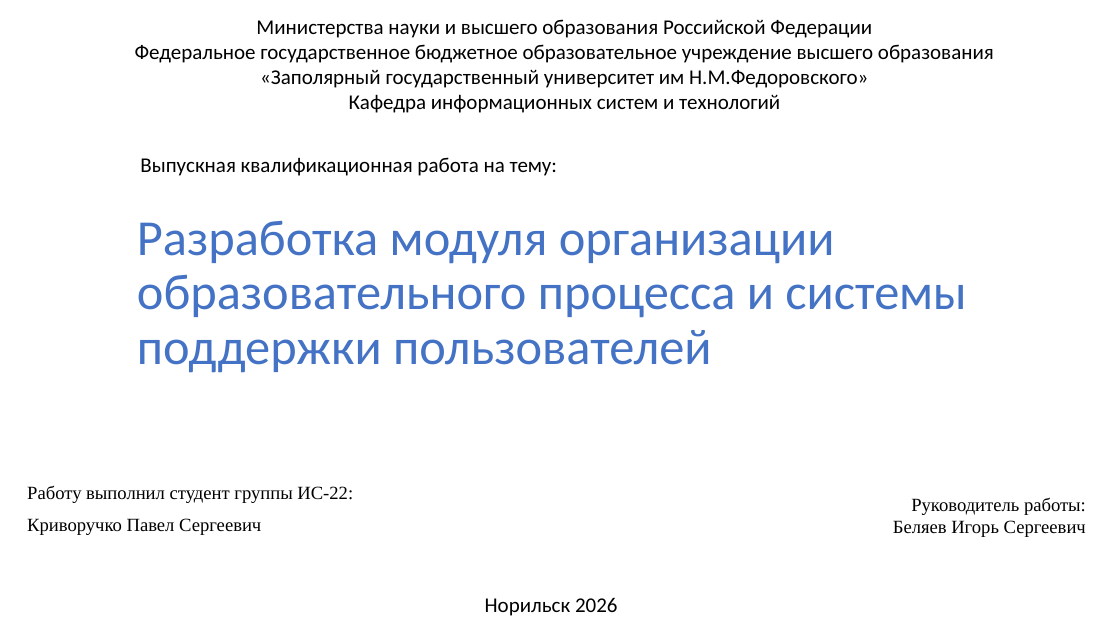
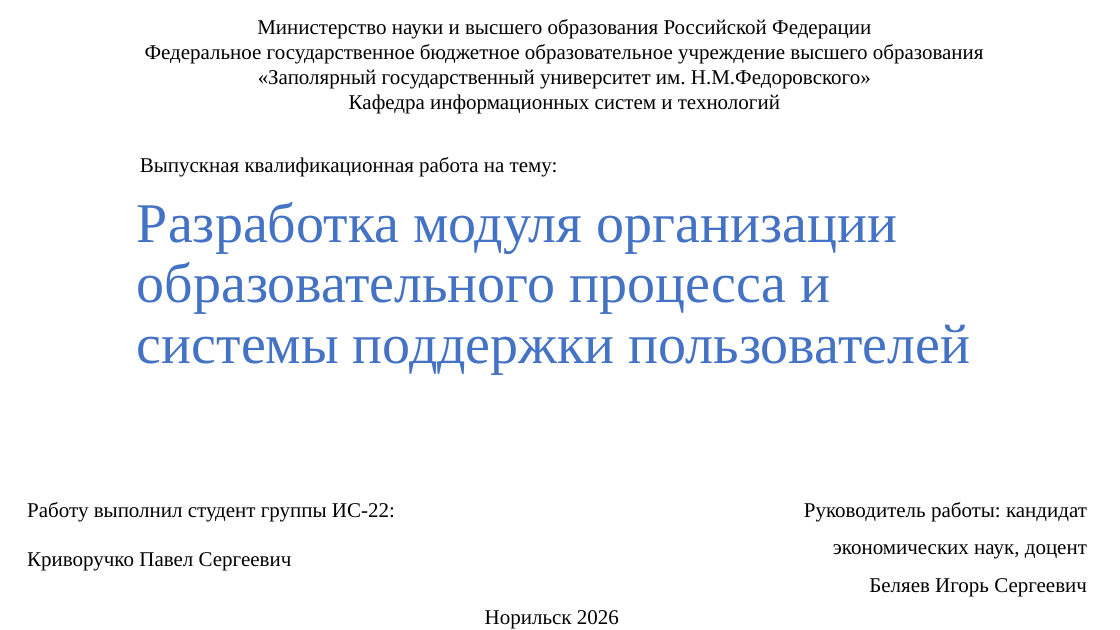
Before and after one commit to Pavlushechko/diploma2026, a slide deck: slide 20 of Презентация.pptx. Drawn at 1120x630 pixels with LibreOffice and Linux fonts; fonts in the diff are those of the drawing. Boxes give left, top, right and bottom in pixels: in the first picture for what was removed or moved away, otherwise in the second. Text is boxed around its words. In the diff, an @@ line names an element or a change of style, - is before the commit and + after.

```diff
--- a/Презентация.pptx
+++ b/Презентация.pptx
@@ text at box(145, 19, 984, 89): text changed; font Calibri to Times New Roman @@
-Министерства науки и высшего образования Российской Федерации
-Федеральное государственное бюджетное образовательное учреждение высшего образования
-«Заполярный государственный университет им Н.М.Федоровского»
+Министерство науки и высшего образования Российской Федерации
+Федеральное государственное бюджетное образовательное учреждение высшего образования
+«Заполярный государственный университет им. Н.М.Федоровского»
@@ text at box(349, 94, 780, 114): font Calibri to Times New Roman in "Кафедра информационных систем и технологий" @@
@@ text "Выпускная квалификационная работа на тему:" at box(140, 157, 558, 176): font Calibri to Times New Roman @@
@@ title "Разработка модуля организации образовательного процесса ..." at box(137, 202, 971, 373): size 43.2 to 48 pt, font Calibri to Times New Roman @@
@@ subtitle "Работу выполнил студент группы ИС-22:" at box(27, 502, 395, 571): size 16 to 18 pt; line spacing 0.9 to 1.5 @@
@@ text "Руководитель работы: кандидат экономических наук, ...": place and size @@
-text "Руководитель работы: кандидат экономических наук, ..." at box(893, 497, 1086, 537)
+text "Руководитель работы: кандидат экономических наук, ..." at box(804, 502, 1087, 597)
@@ text at box(804, 502, 1087, 559): text changed; size 16 to 18 pt @@
-Руководитель работы:
+Руководитель работы: кандидат экономических наук, доцент
@@ text "Норильск 2026" at box(485, 610, 619, 629): font Calibri to Times New Roman; line spacing 1 to 1.5 @@
@@ text at box(869, 578, 1087, 597): size 16 to 18 pt in "Беляев Игорь Сергеевич"; line spacing 1 to 1.5 @@
```
Also in this commit, not shown: 18 other slides changed, 1 slide added, 1 slide removed, 16 other files.
